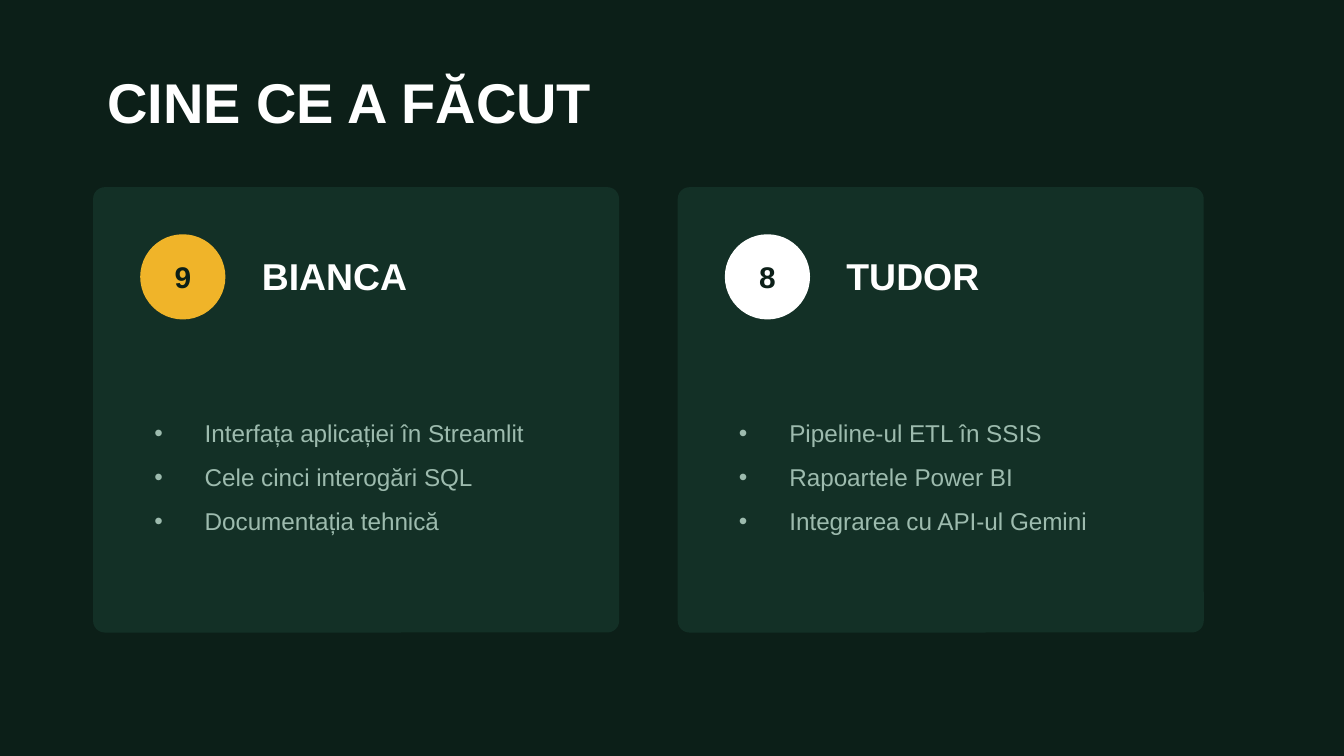
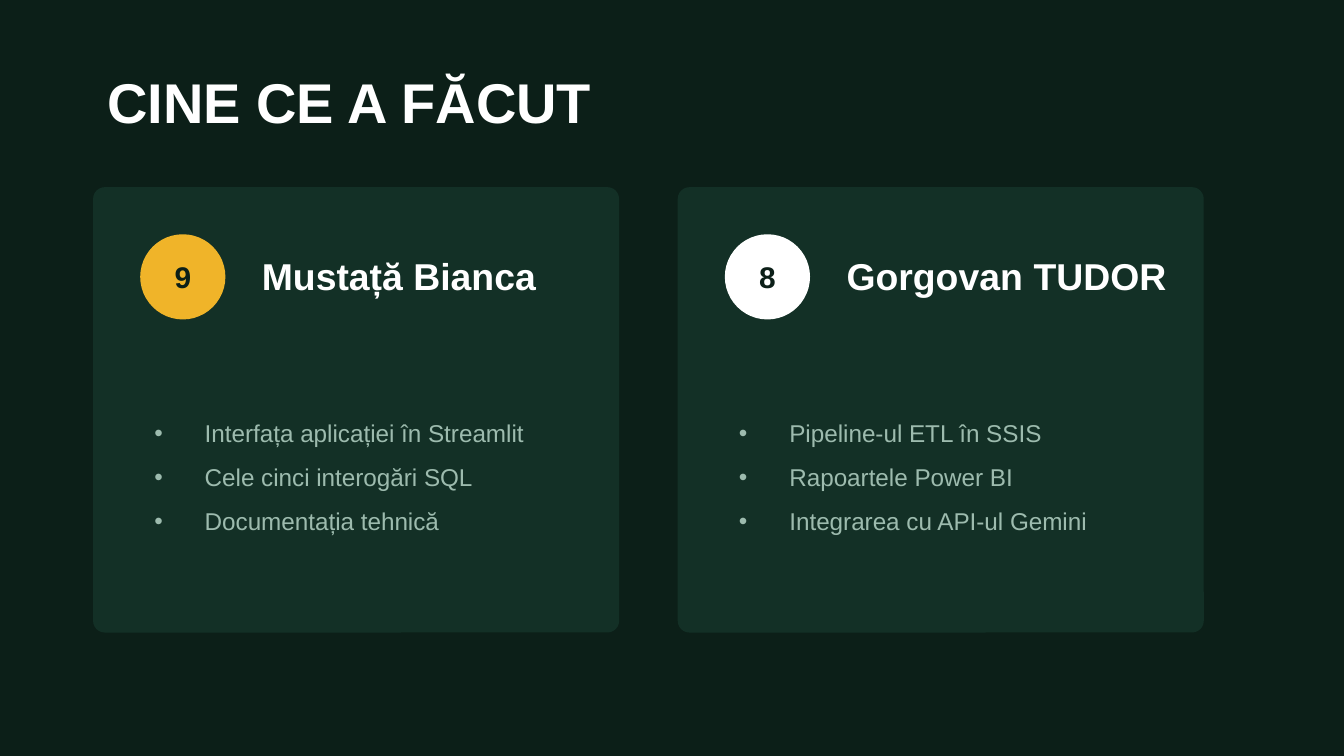
Before and after one commit to tudorgorgovan/CueUp, a slide deck: slide 4 of CueUp - prezentare.PPT. Drawn at 1344x756 pixels with LibreOffice and Linux fonts; fonts in the diff are those of the drawing. Boxes give left, top, right and bottom in pixels: in the first picture for what was removed or moved away, otherwise in the second. Text is boxed around its words. In the diff, an @@ line names an element or a change of style, - is before the commit and + after.

```diff
--- a/CueUp - prezentare.PPT
+++ b/CueUp - prezentare.PPT
@@ text at (262,262,535,298): text changed @@
-BIANCA
+Mustață Bianca
@@ text at (847,264,1167,298): text changed @@
-TUDOR
+Gorgovan TUDOR
```
Also in this commit, not shown: 2 other slides changed, 1 other file.
